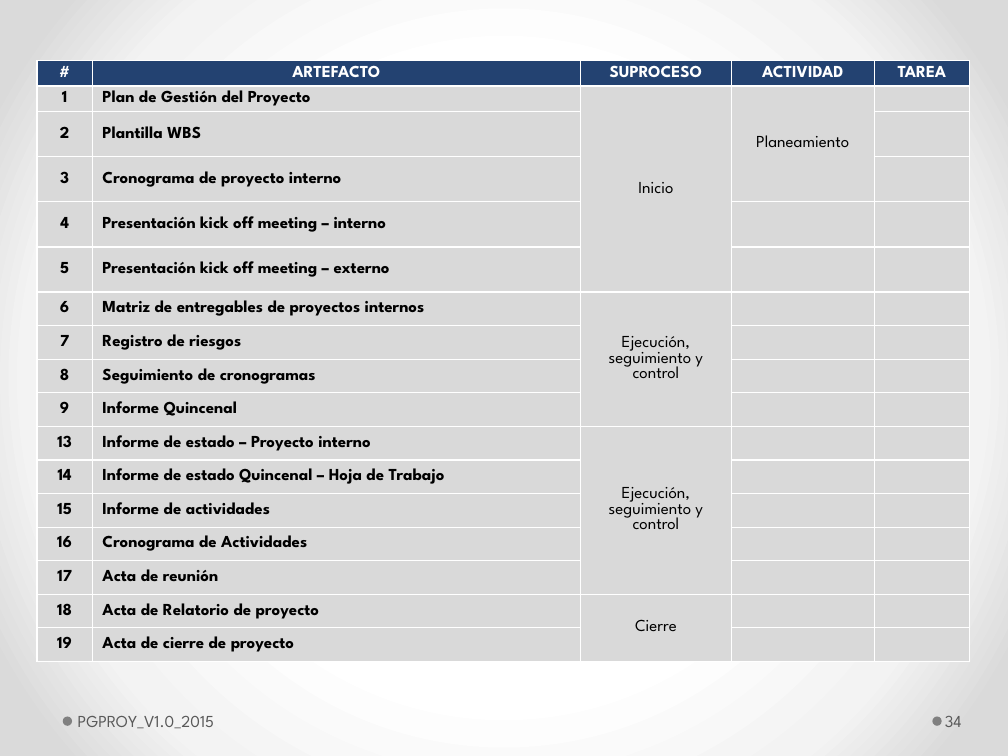
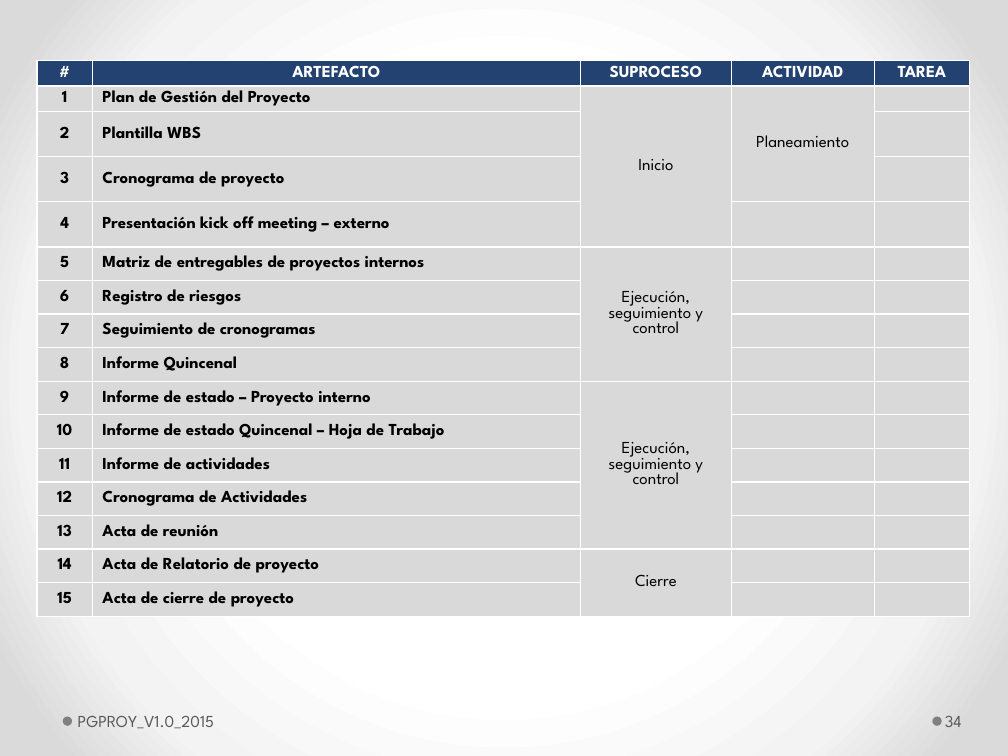
Before and after one commit to lowrider80/UTP-GPS-ALARM, a slide deck: slide 34 of Area_de_Proceso-_PP-PMC/PGPROY_V1.0_2015.pptx. Drawn at 1008x756 pixels with LibreOffice and Linux fonts; fonts in the diff are those of the drawing. Boxes give left, top, right and bottom in pixels: in the first picture for what was removed or moved away, otherwise in the second. Text is boxed around its words. In the diff, an @@ line names an element or a change of style, - is before the commit and + after.

```diff
--- a/Area_de_Proceso-_PP-PMC/PGPROY_V1.0_2015.pptx
+++ b/Area_de_Proceso-_PP-PMC/PGPROY_V1.0_2015.pptx
@@ table at [37, 60, 970, 612] @@
-row 4: 3 | Cronograma de proyecto interno |  |  | 
-row 5: 4 | Presentación kick off meeting – interno |  |  | 
-row 6: 5 | Presentación kick off meeting – externo |  |  | 
-row 7: 6 | Matriz de entregables de proyectos internos | Ejecución, seguimiento y control |  | 
-row 8: 7 | Registro de riesgos |  |  | 
-row 9: 8 | Seguimiento de cronogramas |  |  | 
-row 10: 9 | Informe Quincenal |  |  | 
-row 11: 13 | Informe de estado – Proyecto interno | Ejecución, seguimiento y control |  | 
-row 12: 14 | Informe de estado Quincenal – Hoja de Trabajo |  |  | 
-row 13: 15 | Informe de actividades |  |  | 
-row 14: 16 | Cronograma de Actividades |  |  | 
-row 15: 17 | Acta de reunión |  |  | 
-row 16: 18 | Acta de Relatorio de proyecto | Cierre |  | 
-row 17: 19 | Acta de cierre de proyecto |  |  | 
+row 4: 3 | Cronograma de proyecto |  |  | 
+row 5: 4 | Presentación kick off meeting – externo |  |  | 
+row 6: 5 | Matriz de entregables de proyectos internos | Ejecución, seguimiento y control |  | 
+row 7: 6 | Registro de riesgos |  |  | 
+row 8: 7 | Seguimiento de cronogramas |  |  | 
+row 9: 8 | Informe Quincenal |  |  | 
+row 10: 9 | Informe de estado – Proyecto interno | Ejecución, seguimiento y control |  | 
+row 11: 10 | Informe de estado Quincenal – Hoja de Trabajo |  |  | 
+row 12: 11 | Informe de actividades |  |  | 
+row 13: 12 | Cronograma de Actividades |  |  | 
+row 14: 13 | Acta de reunión |  |  | 
+row 15: 14 | Acta de Relatorio de proyecto | Cierre |  | 
+row 16: 15 | Acta de cierre de proyecto |  |  | 
```
Also in this commit, not shown: 11 other slides changed.
